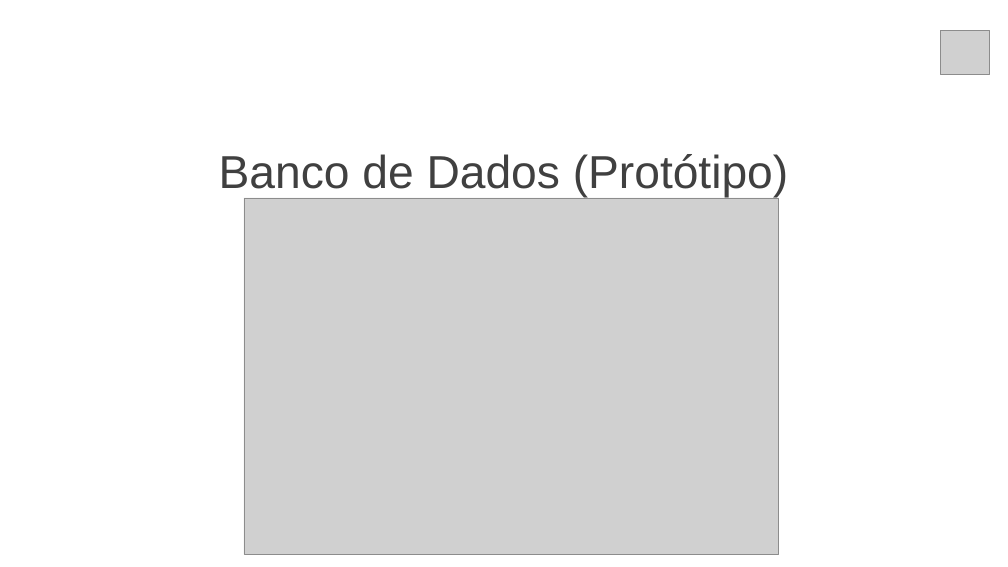
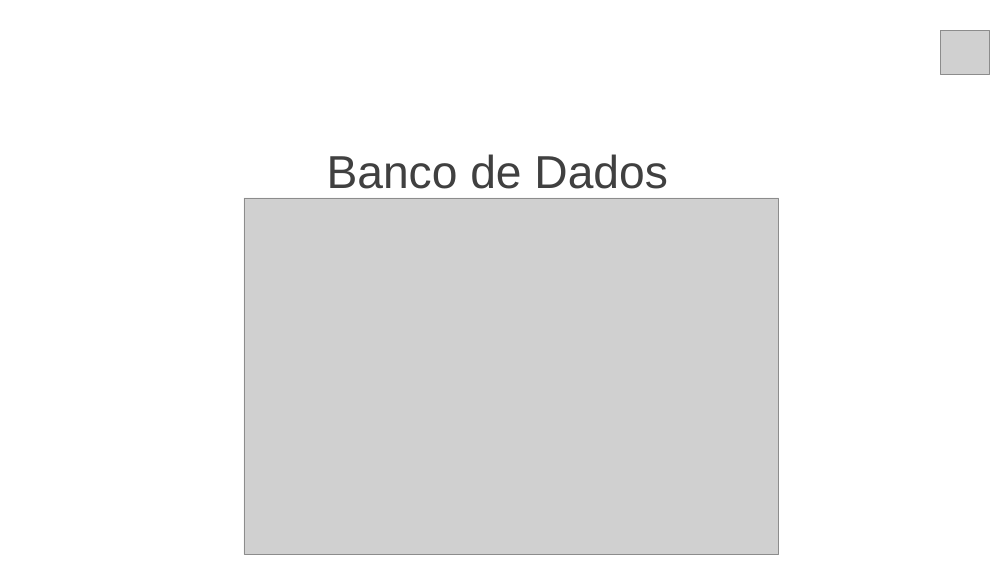
Before and after one commit to larissaSousa1998/segunda-sprint, a slide deck: slide 21 of Documentação/slide-synergy (2).pptx (slide 20 before the commit). Drawn at 1008x567 pixels with LibreOffice and Linux fonts; fonts in the diff are those of the drawing; grey boxes stand for pictures. Boxes give left, top, right and bottom in pixels: in the first picture for what was removed or moved away, otherwise in the second. Text is boxed around its words. In the diff, an @@ line names an element or a change of style, - is before the commit and + after.

```diff
--- a/Documentação/slide-synergy (2).pptx
+++ b/Documentação/slide-synergy (2).pptx
@@ text at [327, 154, 667, 189]: text changed @@
-Banco de Dados (Protótipo)
+Banco de Dados
```
Also in this commit, not shown: 2 slides added, 1 other file.
